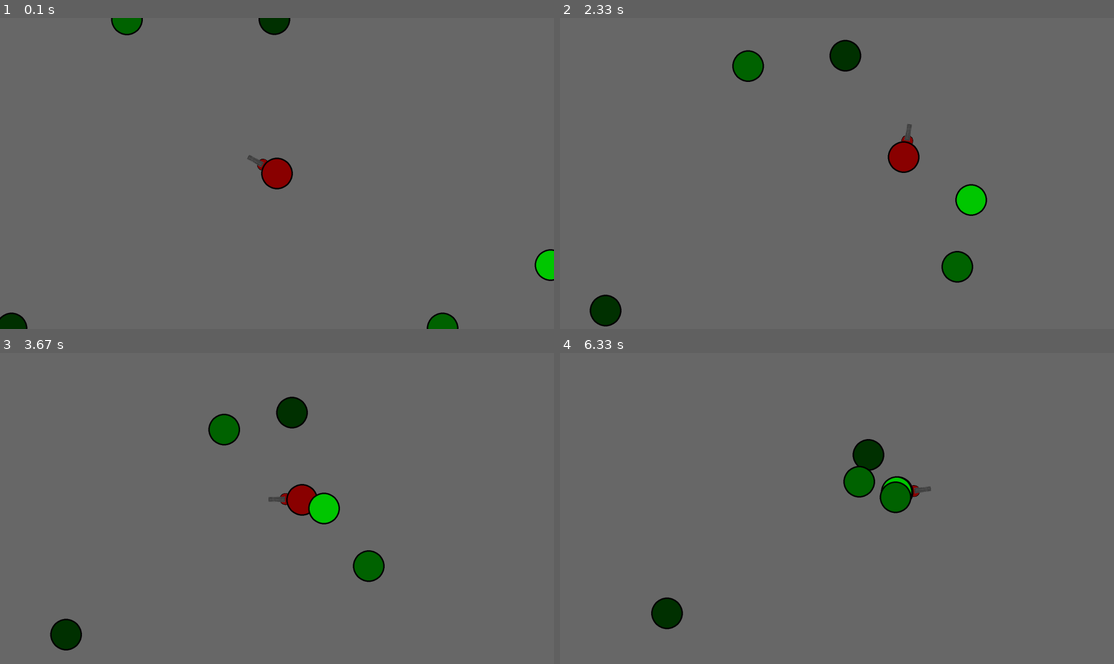
Above: before the commit, frames 1-4 (two rows, left to right).
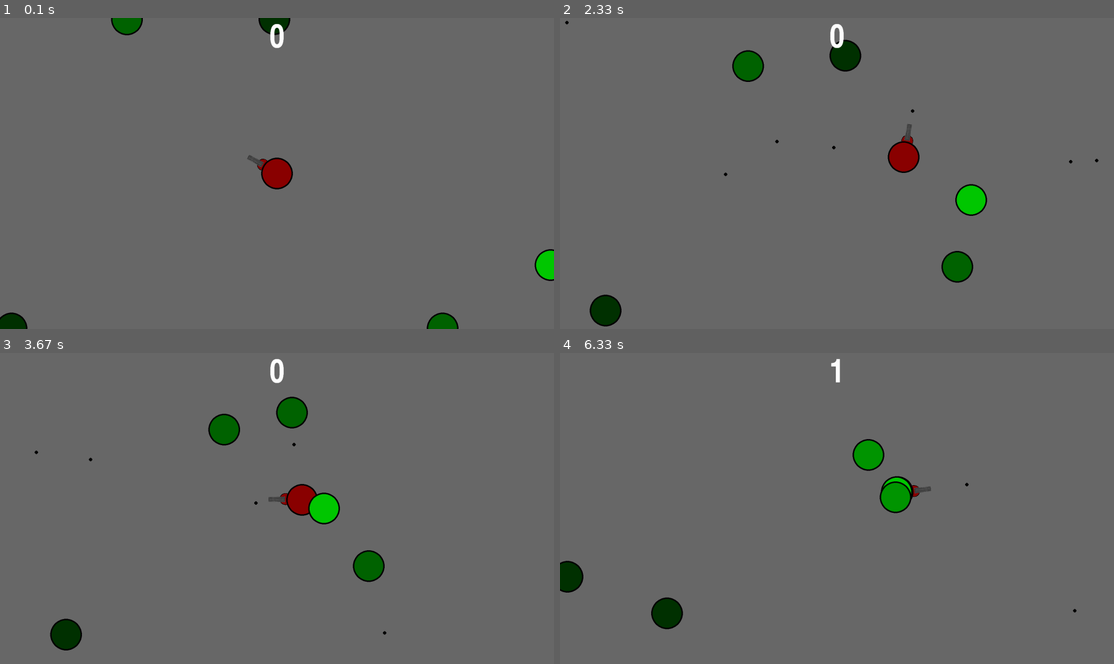
Above: after the commit, the same moments.

Repository: TheMB04/shooter_pygame
Game: pygame game, started from launch_game.py
Two runs of this game, one before a commit and one after it. Both use one fixed random seed, a clock stepped at 60 frames per second and the inputs below.
Inputs (mouse positions are in pixels of both pictures, inside the frame that each line leads up to):
- Up to frame 1 (0.1 s): no input
- Up to frame 2 (2.33 s): hold Space 0.33-0.8 s; hold D 0.33-0.8 s; move the mouse to (814, 189) at 0.37 s; hold D 0.83-1.3 s; move the mouse to (1014, 164) at 0.87 s; tap Space at 0.9, 1.2, 1.4, 1.73, 2.03, 2.23 s; hold W 1.33-1.63 s; move the mouse to (704, 176) at 1.37 s; hold D 1.67-2.13 s; move the mouse to (665, 126) at 1.7 s; hold A from 2.17 s (still down); move the mouse to (920, 64) at 2.2 s
- Up to frame 3 (3.67 s): tap Space at 2.53, 2.8, 3.13, 3.43, 3.57 s; release A at 2.7 s; hold S 2.73-3.03 s; move the mouse to (343, 536) at 2.77 s; hold A 3.07-3.47 s; move the mouse to (288, 402) at 3.1 s; hold W from 3.5 s (still down); move the mouse to (77, 499) at 3.53 s
- Up to frame 4 (6.33 s): release W at 3.87 s; hold D 3.9-4.53 s; move the mouse to (842, 542) at 3.93 s; tap Space at 3.97, 4.27, 4.63, 5.03, 5.33, 5.53, 5.83, 6.03 s; hold S 4.57-4.93 s; move the mouse to (820, 455) at 4.6 s; hold A 4.97-5.43 s; move the mouse to (981, 558) at 5 s; hold D 5.47-5.93 s; move the mouse to (748, 405) at 5.5 s; hold W 5.97-6.27 s; move the mouse to (981, 480) at 6 s; hold D from 6.3 s (still down)

The runs differ from the first frame. In frame 1, 0.1% of the frame differs, in the area x 48-52%, y 1-10%; in frame 2, 0.2%; in frame 3, 0.5%; in frame 4, 1.7%, in the area x 0-94%, y 1-84%.

Commit message:
Update launch_game.py

Diff:
--- a/launch_game.py
+++ b/launch_game.py
@@ -25,6 +25,8 @@
 key_w = False
 key_s = False
 keys_down = 0
+
+font = pygame.font.SysFont("Impact", 104)
 
 while running:
 
@@ -54,6 +56,9 @@
                 player.down(speed_player)
                 key_s = True
                 keys_down += 1
+            if event.key == pygame.K_SPACE:
+                bullet = Bullet(player.get_x(), player.get_y(), player.get_angle())
+                bullets.append(bullet)
 
         if event.type == pygame.KEYUP:
             if event.key == pygame.K_a:
@@ -142,12 +147,17 @@
             enemies.remove(enemy)
             del enemy
             score += 1
-            print(score)
 
 
-
-
-
+        if score >= 10:
+            points = font.render(f"{score}", True, (255, 255, 255))
+            screen.blit(points, (display_info.current_w/2 - 52, 20))
+        elif score >= 100:
+            points = font.render(f"{score}", True, (255, 255, 255))
+            screen.blit(points, (display_info.current_w/2 - 78, 20))
+        else:
+            points = font.render(f"{score}", True, (255, 255, 255))
+            screen.blit(points, (display_info.current_w/2 - 26, 20))
 
 
 
